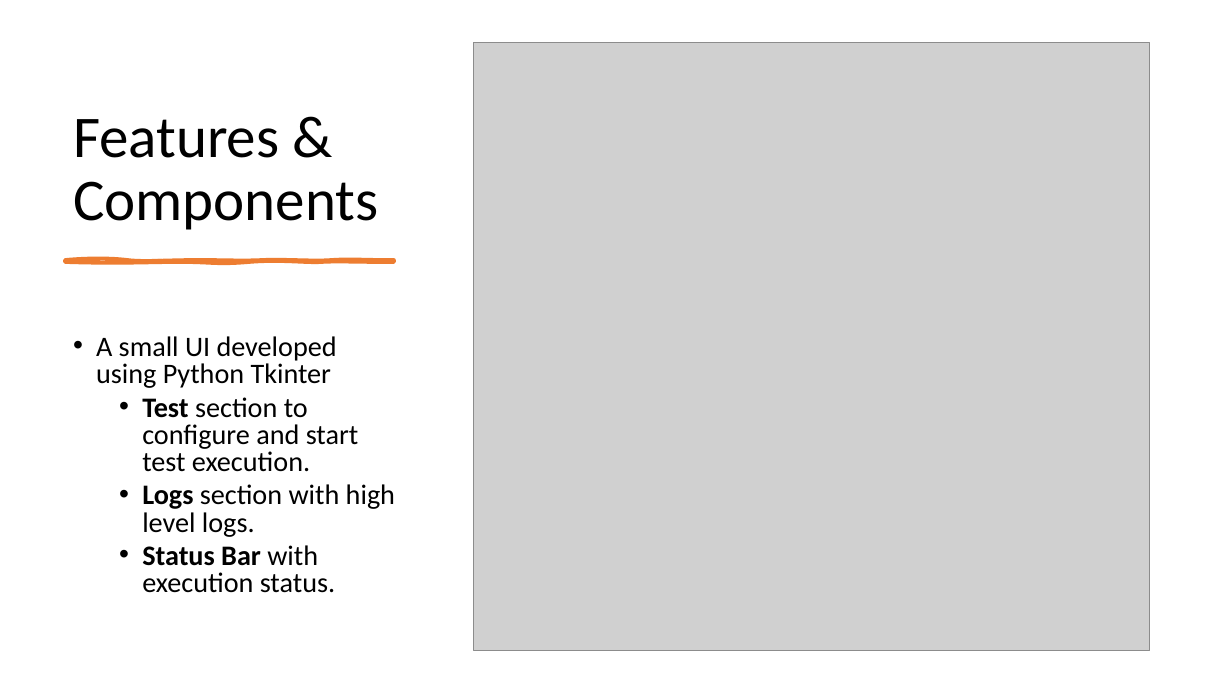
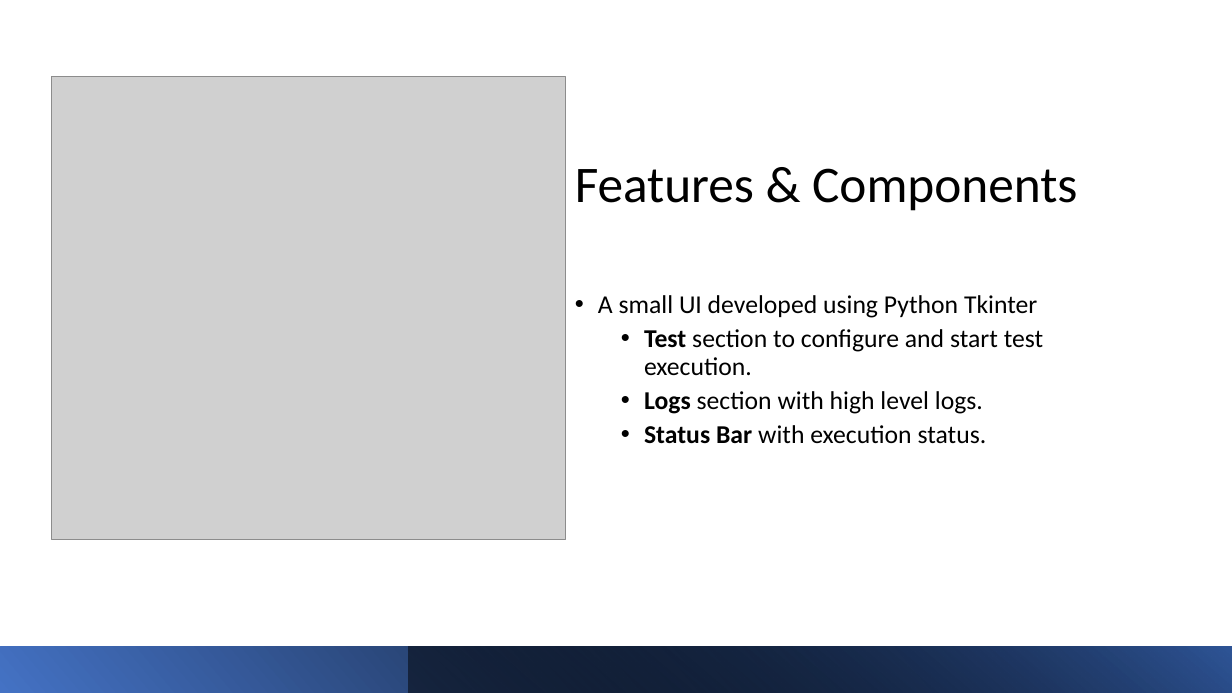
Before and after one commit to nitinjosepaul/test_forge, a slide deck: slide 2 of resource/ADTest Framework POC.pptx. Drawn at 1232x693 pixels with LibreOffice and Linux fonts; fonts in the diff are those of the drawing; grey boxes stand for pictures. Boxes give left, top, right and bottom in pixels: in the first picture for what was removed or moved away, otherwise in the second. Text is boxed around its words. In the diff, an @@ line names an element or a change of style, - is before the commit and + after.

```diff
--- a/resource/ADTest Framework POC.pptx
+++ b/resource/ADTest Framework POC.pptx
@@ title "Features & Components": place and size @@
-title "Features & Components" at (73, 119, 378, 230)
+title "Features & Components" at (575, 168, 1077, 211)
@@ title "Features & Components" at (575, 168, 1077, 211): size 46 to 40 pt @@
@@ picture: place and size @@
-picture at (474, 43, 1150, 651)
+picture at (52, 77, 567, 540)
@@ freeform shape removed at (65, 260, 394, 262) @@
@@ text "A small UI developed using ...": place and size @@
-text "A small UI developed using ..." at (96, 336, 395, 593)
+text "A small UI developed using ..." at (598, 295, 1044, 444)
@@ text "A small UI developed using ..." at (598, 295, 1044, 444): size 22 to 20 pt; line spacing 0.8 to 0.9 @@
@@ rectangle added at (0, 647, 1232, 693), fill gradient #4472C4 to #000000 @@
@@ rectangle added at (409, 647, 1232, 693), fill gradient #000000 to #2F5597 @@
```
Also in this commit, not shown: 7 other slides changed, 1 slide added, 1 slide removed.
